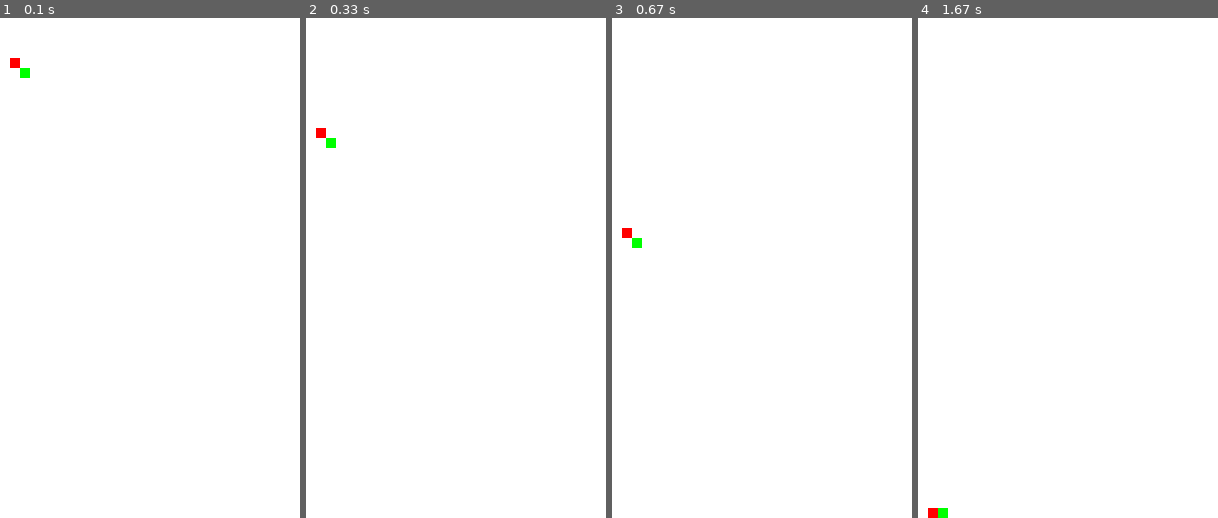
Above: before the commit, frames 1-4 (left to right).
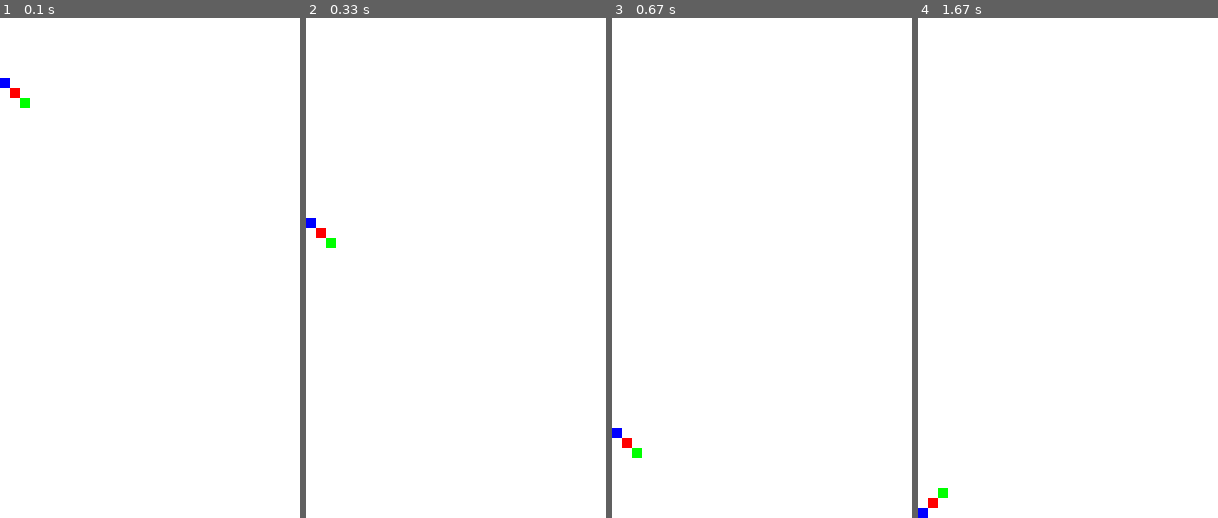
Above: after the commit, the same moments.

Repository: tlockhart1996/PygameTetris
Game: pygame game, started from tetris.py
Two runs of this game, one before a commit and one after it. Both use one fixed random seed, a clock stepped at 60 frames per second and the inputs below.
Inputs:
- Up to frame 1 (0.1 s): no input
- Up to frame 2 (0.33 s): no input
- Up to frame 3 (0.67 s): no input
- Up to frame 4 (1.67 s): no input

The runs differ from the first frame. In frame 1, 0.3% of the frame differs, in the area x 0-10%, y 8-18%; in frame 2, 0.3%; in frame 3, 0.3%; in frame 4, 0.3%.

Commit message:
Add offsets to stop blocks from falling early.

Diff:
--- a/tetris.py
+++ b/tetris.py
@@ -16,8 +16,9 @@
 
 tiles = []
 
-tiles.append(Tile(1,1, (255,0,0)))
-tiles.append(Tile(2,2, (0,255,0)))
+tiles.append(Tile(0,0, (0,0,255), 0))
+tiles.append(Tile(1,1, (255,0,0), 1))
+tiles.append(Tile(2,2, (0,255,0), 2))
 def tick():
     screen.fill(BG)
     for tile in tiles:
@@ -31,5 +32,5 @@
         if event.type == pygame.QUIT:
             running = False
     #30 frames per second
-    time.sleep(0.032)
+    time.sleep(0.016)
     tick()
--- a/tile.py
+++ b/tile.py
@@ -6,15 +6,16 @@
 
 class Tile:
     sidelength = 10
-    def __init__(self, x = 0, y = 0, color = (0,0,0)):
+    def __init__(self, x = 0, y = 0, color = (0,0,0), offset = 0):
         self.x = x
         self.y = y
         self.color = color
+        self.offset = offset
 
     def draw(self, screen):
         pygame.draw.rect(screen, self.color, pygame.Rect(self.x * Tile.sidelength, self.y * Tile.sidelength, 10, 10))
 
     def update(self):
         print(self.x, self.y, self.x * Tile.sidelength, self.y * Tile.sidelength)
-        if self.y * Tile.sidelength + Tile.sidelength < HEIGHT:
+        if (self.y + self.offset) * Tile.sidelength + Tile.sidelength < HEIGHT:
             self.y += 1
